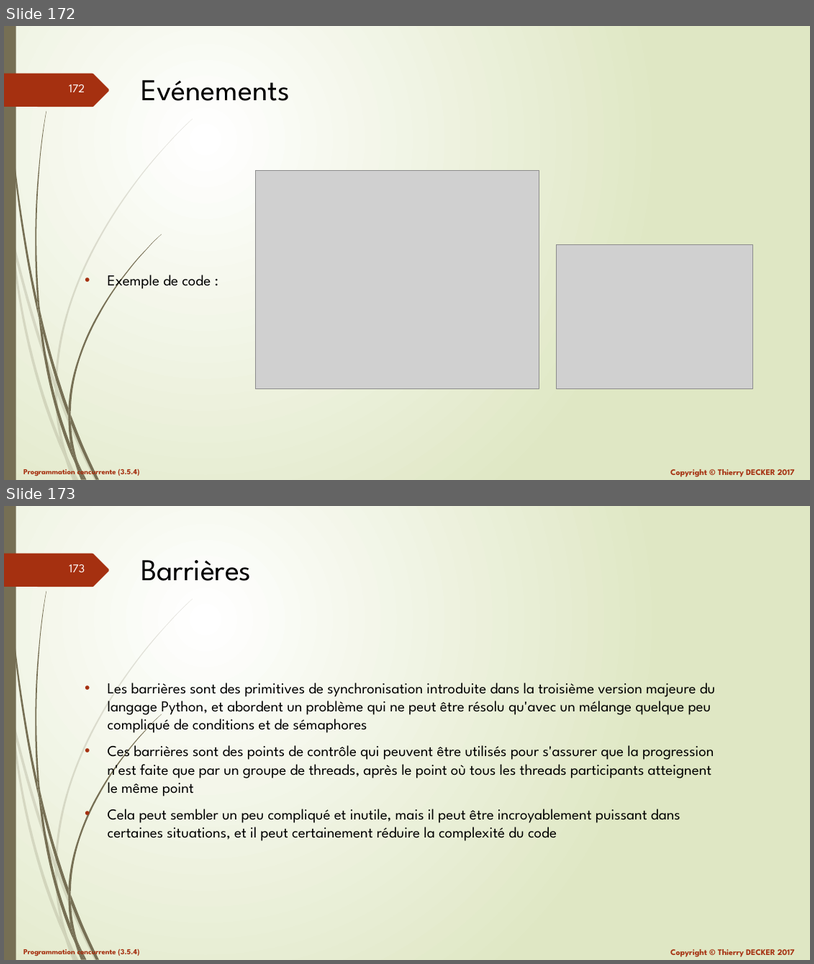
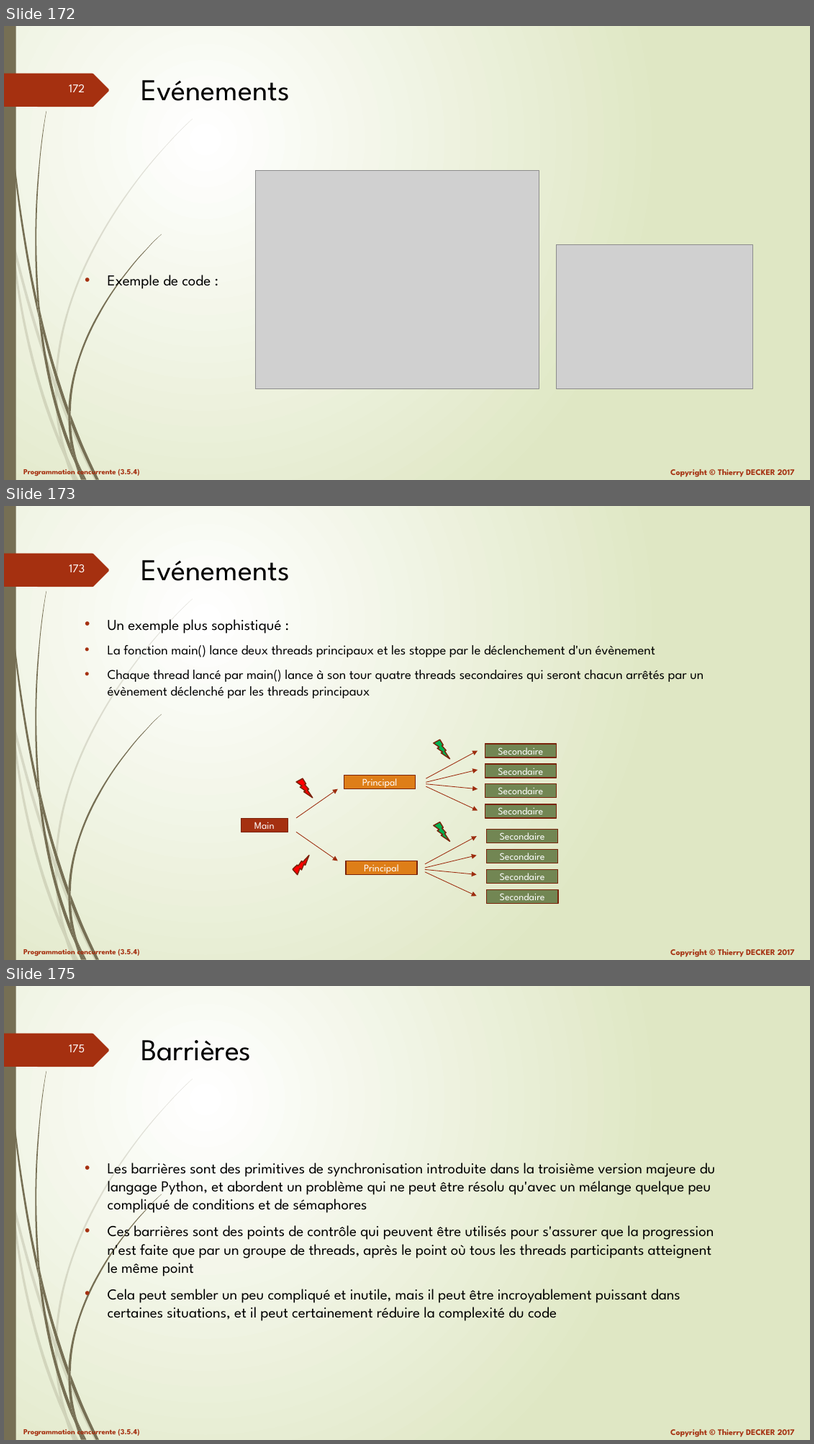
Before and after one commit to VikmanTheRacoon/learning-python, a slide deck: documentations/python-concurrency.pptx. Shown one above the other, each under a label of ours: slides 172 and 173 before the commit, slides 172, 173 and 175 after it; the slides between them are not shown. The pictures are 814x964 and 814x1444 pixels, drawn with LibreOffice and Linux fonts; fonts in the diff are those of the drawing; grey boxes stand for pictures. Boxes give left, top, right and bottom in pixels: in the first picture for what was removed or moved away, otherwise in the second. Text is boxed around its words. In the diff, an @@ line names an element or a change of style, - is before the commit and + after.

```diff
--- a/documentations/python-concurrency.pptx
+++ b/documentations/python-concurrency.pptx
@@ slide 173 added at <box>4,506,810,960</box>, background gradient #FFFFFF to #DFE8C4; not listed: 27 template elements that a slide beside it also shows @@
@@ title added at <box>141,560,290,581</box>, 36 pt, text #000000 @@
+Evénements
@@ text added at <box>108,619,704,698</box>, 16 pt, text #000000 @@
+• Un exemple plus sophistiqué :
+• La fonction main() lance deux threads principaux et les stoppe par le déclenchement d'un évènement
+• Chaque thread lancé par main() lance à son tour quatre threads secondaires qui seront chacun arrêtés par un évènement déclenché par les threads principaux
@@ group added at <box>241,739,558,903</box>: 11 rectangles, 10 arrows, 4 lightning bolts @@
+Main
+Principal
+Secondaire
+Secondaire
+Secondaire
+Secondaire
+Principal
+Secondaire
+Secondaire
+Secondaire
+Secondaire
@@ what was slide 173 is now slide 175 @@
@@ page number at <box>69,1044,85,1052</box>: text changed @@
-173
+175
```
Also in this commit, not shown: 1 other slide added, 1 other file.
